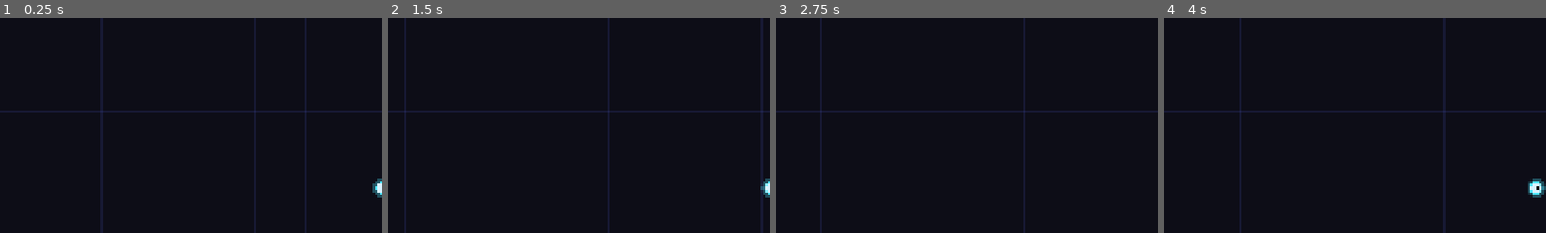
Above: before the commit, frames 1-4 (left to right).
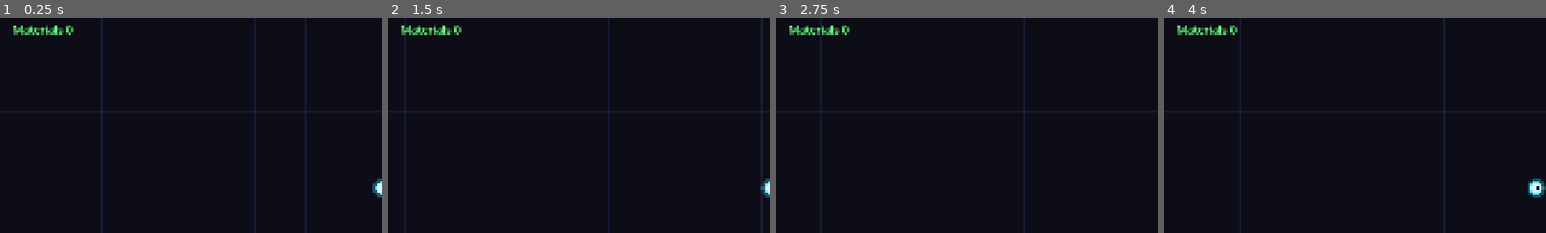
Above: after the commit, the same moments.

Repository: Mowgli2000/survivor-game
Game: Godot game, scene res://src/run/run.tscn
The game is run twice, just before and just after one commit, with the same random seed, the same clock (stepped at 60 frames per second) and the same inputs.
Inputs (mouse positions are % of the whole screen's width and height, from its top left):
- Up to frame 1 (0.25 s): no input
- Up to frame 2 (1.5 s): tap Enter at 0.5 s; move the mouse to (72, 45) at 0.52 s; hold D (move_right) 0.53-1.25 s; hold Shift 0.53-1.25 s; click (72, 45) at 0.67 s; drag from (30, 55) to (45, 70) at 1.27 s
- Up to frame 3 (2.75 s): tap Space at 2 s; move the mouse to (60, 28) at 2.02 s; hold D (move_right) from 2.03 s (still down); tap Ctrl at 2.1 s
- Up to frame 4 (4 s): release D (move_right) at 2.75 s; drag from (45, 70) to (20, 35) at 2.77 s; move the mouse to (80, 65) at 3.52 s; hold A (move_left) from 3.53 s (still down); tap Alt at 3.6 s
The pictures show only the part of the screen within x 0-50%, y 10-60%; the shares and areas given below are measured in that part.

The runs differ from the first frame. In frame 1, 0.5% of the frame differs, in the area x 3-20%, y 3-8%; in frame 2, 0.5%; in frame 3, 0.5%; in frame 4, 0.5%.

Commit message:
feat: materials wallet fed by XP pickups, shown in the HUD
Co-Authored-By: Claude Opus 5.5 <noreply@anthropic.com>

Diff:
--- a/localization/strings.csv
+++ b/localization/strings.csv
@@ -63,5 +63,6 @@
 UI_WAVE,Wave,Vague
 UI_WAVE_CLEARED,Wave %d cleared!,Vague %d terminée !
 UI_NEXT_WAVE,Next wave,Vague suivante
+UI_MATERIALS,Materials,Matériaux
 UI_VICTORY,Victory!,Victoire !
 UI_WAVE_REACHED,Wave reached:,Vague atteinte :
--- /dev/null
+++ b/src/economy/wallet.gd
@@ -0,0 +1,27 @@
+class_name Wallet
+extends RefCounted
+## Materials of the current run (Brotato-style: every XP pickup is also money).
+
+signal changed(amount: int)
+
+var amount: int = 0
+
+
+func add(value: int) -> void:
+	if value <= 0:
+		return
+	amount += value
+	changed.emit(amount)
+
+
+func can_afford(cost: int) -> bool:
+	return cost >= 0 and cost <= amount
+
+
+## Returns false (and spends nothing) when the cost is negative or above `amount`.
+func spend(cost: int) -> bool:
+	if not can_afford(cost):
+		return false
+	amount -= cost
+	changed.emit(amount)
+	return true
--- a/src/run/run.gd
+++ b/src/run/run.gd
@@ -111,7 +111,7 @@
 
 	hud = Hud.new()
 	add_child(hud)
-	hud.setup(player, progression, waves)
+	hud.setup(player, progression, waves, state.wallet)
 
 	level_up_screen = LevelUpScreen.new()
 	add_child(level_up_screen)
@@ -130,6 +130,7 @@
 	vfx.shake_requested.connect(player.camera.add_trauma)
 	player.damaged.connect(func(_amount: float) -> void: player.camera.add_trauma(PLAYER_HIT_SHAKE))
 	pickups.xp_collected.connect(progression.add_xp)
+	pickups.xp_collected.connect(state.wallet.add)
 	player.died.connect(_on_player_died)
 	level_up_screen.offer_chosen.connect(_apply_offer)
 	game_over_screen.retry_requested.connect(_on_retry_requested)
--- a/src/run/run_state.gd
+++ b/src/run/run_state.gd
@@ -10,6 +10,8 @@
 ## Counters of the current wave (balancing: share of spawned enemies killed).
 var wave_spawned: int = 0
 var wave_kills: int = 0
+## Materials (currency) of the run.
+var wallet := Wallet.new()
 var is_over: bool = false
 
 
--- a/src/ui/hud/hud.gd
+++ b/src/ui/hud/hud.gd
@@ -1,7 +1,7 @@
 class_name Hud
 extends CanvasLayer
-## In-run HUD: XP bar (top), HP bar + level and pending level-ups (top left),
-## wave and wave countdown (top center), owned weapons with their level (bottom left).
+## In-run HUD: XP bar (top), HP bar + level, pending level-ups and materials (top left),
+## wave and wave countdown (top center), owned weapons with their tier (bottom left).
 ## Read-only: listens to signals and reads state, never changes it.
 
 var _weapons: WeaponHolder
@@ -10,6 +10,7 @@
 var _hp_label: Label
 var _xp_bar: ProgressBar
 var _level_label: Label
+var _materials_label: Label
 var _timer_label: Label
 var _wave_label: Label
 var _waves: WaveDirector
@@ -19,7 +20,7 @@
 var _level: int = 1
 
 
-func setup(player: Player, progression: Progression, waves: WaveDirector) -> void:
+func setup(player: Player, progression: Progression, waves: WaveDirector, wallet: Wallet) -> void:
 	_waves = waves
 	_progression = progression
 	player.health_changed.connect(_on_health_changed)
@@ -28,6 +29,8 @@
 	_on_health_changed(player.hp, player.stats.get_value(StatIds.MAX_HP))
 	_on_xp_changed(progression.xp, progression.xp_needed())
 	_on_leveled_up(progression.level)
+	wallet.changed.connect(_on_materials_changed)
+	_on_materials_changed(wallet.amount)
 	_weapons = player.weapons
 	_weapons.weapons_changed.connect(_refresh_weapons)
 	_refresh_weapons()
@@ -71,6 +74,10 @@
 
 	_level_label = _make_label(28)
 	box.add_child(_level_label)
+
+	_materials_label = _make_label(28)
+	_materials_label.add_theme_color_override("font_color", Color(0.45, 1.0, 0.55))
+	box.add_child(_materials_label)
 
 	_wave_label = _make_label(28)
 	_wave_label.set_anchors_and_offsets_preset(Control.PRESET_CENTER_TOP)
@@ -119,6 +126,10 @@
 	_hp_label.text = "%d / %d" % [ceili(hp), roundi(max_hp)]
 
 
+func _on_materials_changed(amount: int) -> void:
+	_materials_label.text = "%s %d" % [tr("UI_MATERIALS"), amount]
+
+
 func _on_xp_changed(xp: int, needed: int) -> void:
 	_xp_bar.max_value = needed
 	_xp_bar.value = xp
--- a/tests/smoke/test_run_smoke.gd
+++ b/tests/smoke/test_run_smoke.gd
@@ -118,6 +118,7 @@
 	assert_eq(_run.pickups.active_count(), 0, "gems collected")
 	assert_almost_eq(_run.player.hp, _run.player.stats.get_value(StatIds.MAX_HP), 0.001, "healed")
 	assert_signal_emitted(_run.pickups, "xp_collected", "gem XP collected")
+	assert_gt(_run.state.wallet.amount, 0, "gems also give materials")
 
 
 func test_manual_wave_end_shows_screen_then_next_wave() -> void:
--- /dev/null
+++ b/tests/unit/test_wallet.gd
@@ -0,0 +1,28 @@
+extends GutTest
+## Wallet: materials earned and spent during a run.
+
+
+func test_add_and_spend() -> void:
+	var wallet := Wallet.new()
+	watch_signals(wallet)
+	wallet.add(10)
+	assert_eq(wallet.amount, 10)
+	assert_true(wallet.spend(4))
+	assert_eq(wallet.amount, 6)
+	assert_signal_emit_count(wallet, "changed", 2)
+
+
+func test_spend_more_than_owned_is_refused() -> void:
+	var wallet := Wallet.new()
+	wallet.add(3)
+	assert_false(wallet.can_afford(4))
+	assert_false(wallet.spend(4))
+	assert_eq(wallet.amount, 3, "nothing spent")
+
+
+func test_negative_values_are_ignored() -> void:
+	var wallet := Wallet.new()
+	wallet.add(-5)
+	assert_eq(wallet.amount, 0)
+	assert_false(wallet.spend(-1))
+	assert_eq(wallet.amount, 0)
Not shown, added: src/economy/wallet.gd.uid
